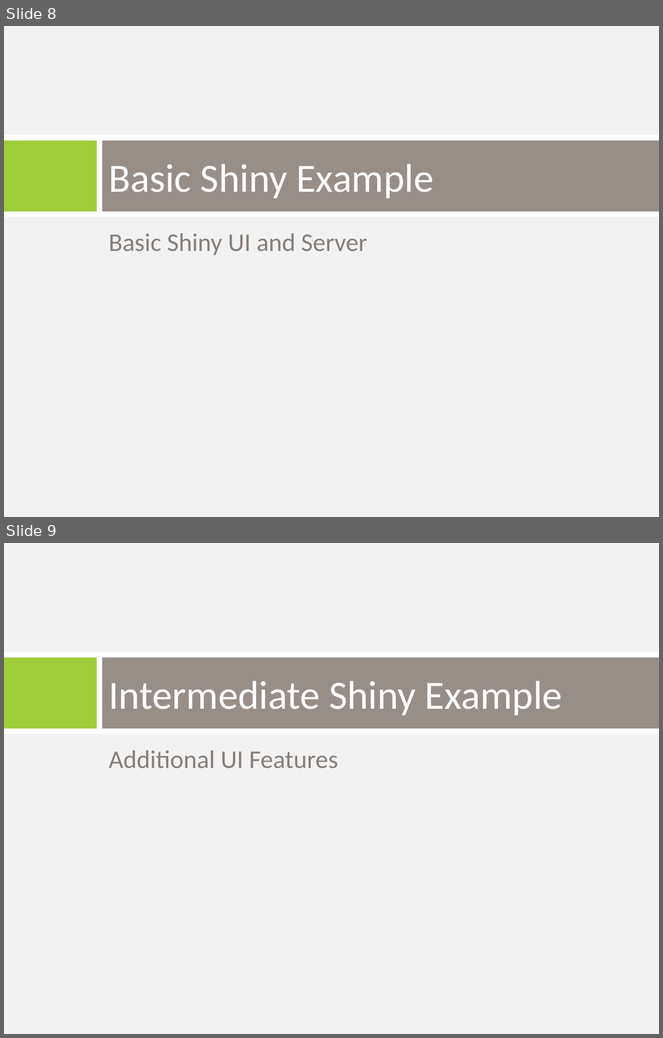
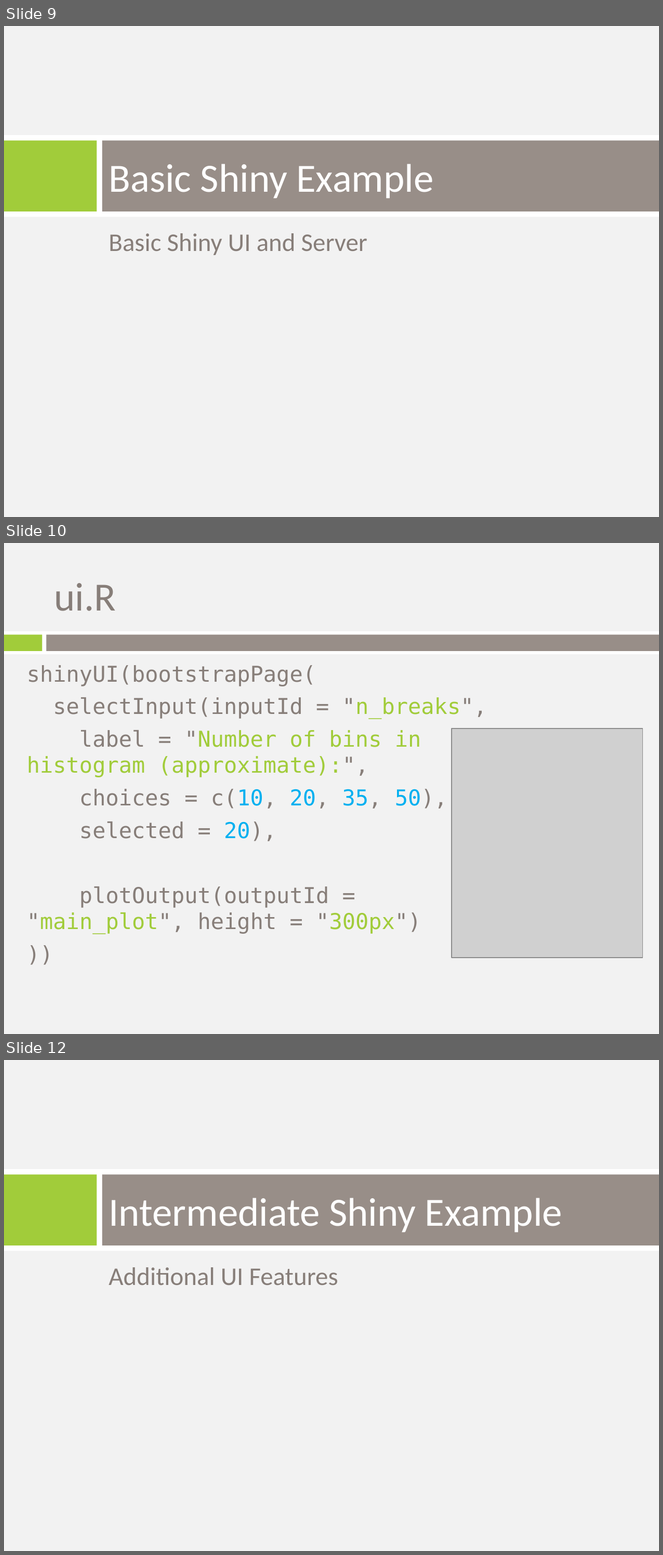
Before and after one commit to trestletech/shiny-sandbox, a slide deck: shiny_introduction.pptx. Shown one above the other, each under a label of ours: slides 8 and 9 before the commit, slides 9, 10 and 12 after it; the slides between them are not shown. The pictures are 663x1038 and 663x1555 pixels, drawn with LibreOffice and Linux fonts; fonts in the diff are those of the drawing; grey boxes stand for pictures; background and template pictures are left out. Boxes give left, top, right and bottom in pixels: in the first picture for what was removed or moved away, otherwise in the second. Text is boxed around its words. In the diff, an @@ line names an element or a change of style, - is before the commit and + after.

```diff
--- a/shiny_introduction.pptx
+++ b/shiny_introduction.pptx
@@ slide 10 added at (4,543,659,1034), background picture (left out) @@
@@ title added at (54,583,116,611), 44 pt, text #877E79 @@
+ui.R
@@ rectangle added at (4,631,659,654), fill #FFFFFF @@
@@ rectangle added at (4,635,42,651), fill #A1CC3A @@
@@ rectangle added at (47,635,659,651), fill #988E88 @@
@@ text added at (27,665,487,935), 24 pt, text #877E79 @@
+shinyUI(bootstrapPage(
+selectInput(inputId = "n_breaks",
+label = "Number of bins in histogram (approximate):",
+choices = c(10, 20, 35, 50),
+selected = 20),
+plotOutput(outputId = "main_plot", height = "300px")
+))
@@ picture added at (452,729,643,958) @@
@@ what was slide 8 is now slide 9 @@
@@ what was slide 9 is now slide 12 @@
```
Also in this commit, not shown: 1 slide changed, 4 other slides added.
